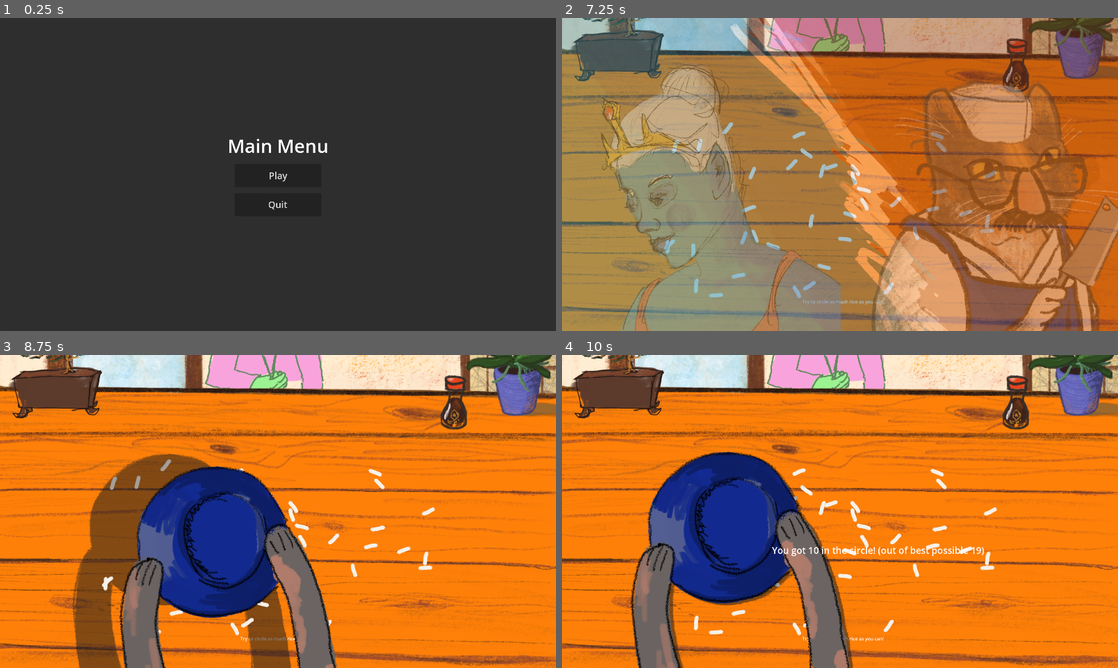
Above: before the commit, frames 1-4 (two rows, left to right).
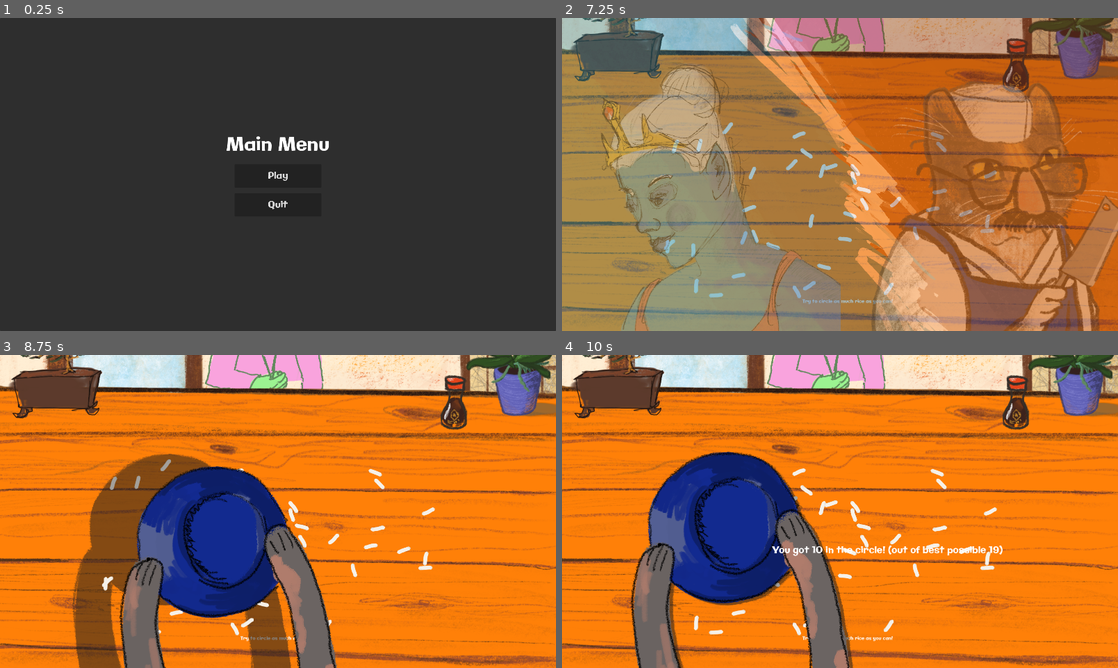
Above: after the commit, the same moments.

Repository: onadirli/secretsushi
Game: Godot game, scene res://scenes/menus/main_menu.tscn
Two runs of this game, one before a commit and one after it. Both use one fixed random seed, a clock stepped at 60 frames per second and the inputs below.
Inputs (mouse positions are in pixels of both pictures, inside the frame that each line leads up to):
- Up to frame 1 (0.25 s): no input
- Up to frame 2 (7.25 s): click "Play" at 0.5 s; tap Enter at 1.25 s; move the mouse to (962, 158) at 1.27 s; click (962, 158) at 1.42 s; tap Space (chop) at 1.52, 2.27, 3.77, 4.52, 5.27, 6.77 s; move the mouse to (728, 190) at 2.02 s; click (728, 190) at 2.17 s; move the mouse to (895, 105) at 2.77 s; click (895, 105) at 2.92 s; move the mouse to (812, 237) at 3.52 s; click (812, 237) at 3.67 s; move the mouse to (1006, 221) at 4.27 s; click (1006, 221) at 4.42 s; move the mouse to (673, 127) at 5.02 s; click (673, 127) at 5.17 s; move the mouse to (867, 174) at 5.77 s; click (867, 174) at 5.92 s; move the mouse to (756, 96) at 6.52 s; click (756, 96) at 6.67 s
- Up to frame 3 (8.75 s): move the mouse to (400, 495) at 7.27 s; click (400, 495) at 7.42 s; tap Space (chop) at 7.52, 8, 8.27 s; move the mouse to (166, 527) at 8.02 s; click (166, 527) at 8.17 s
- Up to frame 4 (10 s): move the mouse to (895, 442) at 8.77 s; click (895, 442) at 8.92 s; tap Enter at 9.5 s; move the mouse to (812, 574) at 9.52 s; click (812, 574) at 9.67 s; tap Space (chop) at 9.77 s

The runs differ from the first frame. In frame 1, 0.5% of the frame differs, in the area x 40-60%, y 37-62%; in frame 2, 0.1%; in frame 3, less than 0.1%; in frame 4, 0.7%, in the area x 37-80%, y 60-92%.

Commit message:
adds font, small upgrades

Diff:
--- a/project.godot
+++ b/project.godot
@@ -25,6 +25,10 @@
 window/size/mode=2
 window/stretch/mode="viewport"
 
+[gui]
+
+theme/custom_font="res://assets/Galindo-Regular.ttf"
+
 [input]
 
 chop={
--- a/scenes/animated_label.tscn
+++ b/scenes/animated_label.tscn
@@ -31,6 +31,7 @@
 
 [sub_resource type="Animation" id="Animation_au8m1"]
 resource_name = "pop"
+length = 2.0
 step = 0.1
 tracks/0/type = "value"
 tracks/0/imported = false
@@ -39,7 +40,7 @@
 tracks/0/interp = 1
 tracks/0/loop_wrap = true
 tracks/0/keys = {
-"times": PackedFloat32Array(0, 0.2),
+"times": PackedFloat32Array(0, 0.6),
 "transitions": PackedFloat32Array(1, 1),
 "update": 0,
 "values": [80, 90]
@@ -51,7 +52,7 @@
 tracks/1/interp = 1
 tracks/1/loop_wrap = true
 tracks/1/keys = {
-"times": PackedFloat32Array(0.2, 0.9),
+"times": PackedFloat32Array(0.6, 2),
 "transitions": PackedFloat32Array(1, 1),
 "update": 0,
 "values": [Color(1, 1, 1, 1), Color(1, 1, 1, 0)]
@@ -63,7 +64,7 @@
 tracks/2/interp = 1
 tracks/2/loop_wrap = true
 tracks/2/keys = {
-"times": PackedFloat32Array(0, 1),
+"times": PackedFloat32Array(0, 1.9),
 "transitions": PackedFloat32Array(1, 1),
 "values": [{
 "args": [],
--- a/scenes/aquarium/hand.gd
+++ b/scenes/aquarium/hand.gd
@@ -22,7 +22,7 @@
 func enable_input(enable):
 	if enable:
 		timing = true
-		time_seconds = 10.0
+		time_seconds = 20.0
 		set_process_input(enable)
 
 func _input(ev):
--- a/scenes/customer_queue.gd
+++ b/scenes/customer_queue.gd
@@ -9,6 +9,8 @@
 	preload("res://scenes/chop/chop.tscn"),
 	preload("res://scenes/chopper/board.tscn")
 ]
+const aquarium = preload("res://scenes/aquarium/aquarium.tscn")
+const animated_label = preload("res://scenes/animated_label.tscn")
 var curr_customer = null
 
 var game_state: State = State.CustomerWalkingIn
@@ -80,7 +82,6 @@
 			minigame.enable_input(true)
 		State.CookingResult:
 			minigame.enable_input(false)
-			progress_game_state()
 			pass
 		State.CustomerReaction:
 			progress_game_state()
@@ -91,23 +92,33 @@
 
 
 func new_day():
-	#TODO
-	pass
+	var l = animated_label.instantiate()
+	l.text = "Day %d" % (day+1)
+	l.position = %MessagePosition.position
+	$Camera2D.add_child(l)
 
 func make_new_customer():
 	#TODO
 	pass
 
 func make_new_minigame():
-	if minigame != null:
-		minigame.queue_free()
-	var s = minigames[curr_minigame].instantiate()
+	var scene = minigames[curr_minigame]
+	var s = scene.instantiate()
 	s.set_difficulty(day)
-	s.position = $SmallMinigamePosition.position
+
+	if scene == aquarium:
+		s.position = $FullMinigamePosition.position
+	else:
+		s.position = $SmallMinigamePosition.position
 	s.enable_input(false)
 	add_child(s)
 	minigame = s
 
 
 func minigame_over(score: int):
+	if game_state != State.CookingMinigame:
+		return
+	if minigame != null:
+		minigame.queue_free()
+	progress_game_state()
 	camera_up()
--- a/scenes/customer_queue.tscn
+++ b/scenes/customer_queue.tscn
@@ -239,6 +239,10 @@
 [node name="Camera2D" type="Camera2D" parent="."]
 position = Vector2(960, 540)
 
+[node name="MessagePosition" type="Marker2D" parent="Camera2D"]
+unique_name_in_owner = true
+position = Vector2(-185, -164)
+
 [node name="Vs" type="Sprite2D" parent="Camera2D"]
 modulate = Color(1, 1, 1, 0)
 z_index = 22
Binary file added: assets/Galindo-Regular.ttf
Not shown, added: assets/Galindo-Regular.ttf.import
Not shown: 1 places in scenes/animated_label.tscn that only renumber resources
